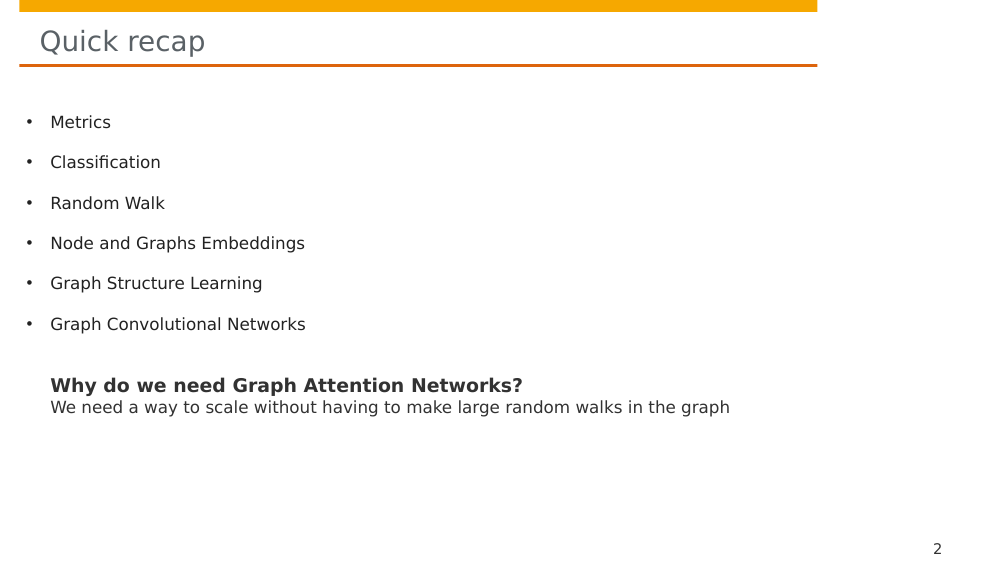
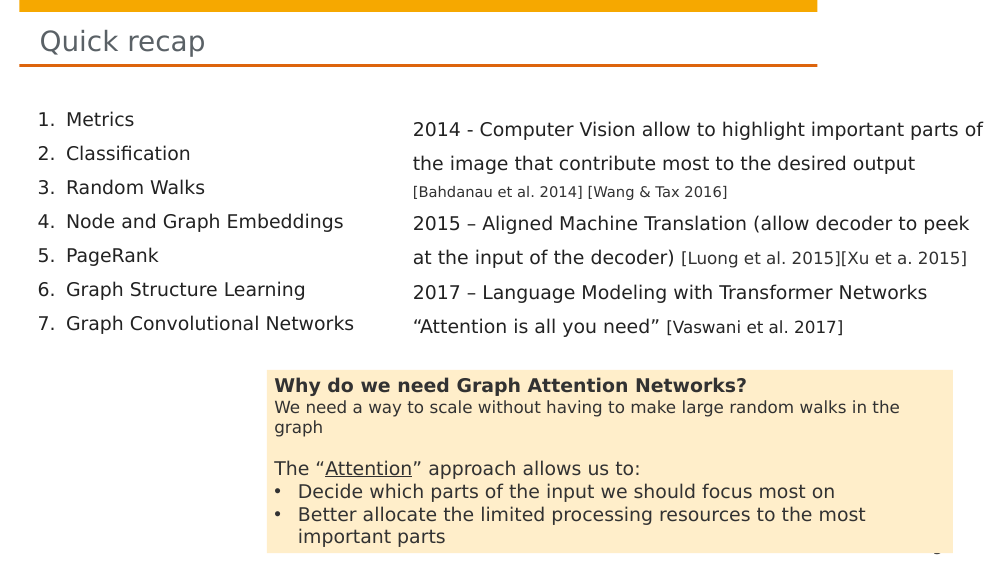
Before and after one commit to hpi-sam/GNN-Course-2020, a slide deck: slide 3 of 8. Graph Attention Networks.pptx (slide 2 before the commit). Drawn at 1008x567 pixels with LibreOffice and Linux fonts; fonts in the diff are those of the drawing; background and template pictures are left out. Boxes give left, top, right and bottom in pixels: in the first picture for what was removed or moved away, otherwise in the second. Text is boxed around its words. In the diff, an @@ line names an element or a change of style, - is before the commit and + after.

```diff
--- a/8. Graph Attention Networks.pptx
+++ b/8. Graph Attention Networks.pptx
@@ text "Metrics": place and size @@
-text "Metrics" at bbox=[50, 115, 306, 334]
+text "Metrics" at bbox=[66, 111, 355, 334]
@@ text at bbox=[66, 111, 355, 334]: size 16 to 18 pt in "Metrics", "Classification", "Graph Structure Learning", "Graph Convolutional Networks"; bullet • to 1.; line spacing 2 to 1.5 @@
@@ text added at bbox=[413, 121, 983, 337], 18 pt, text #222222 @@
+2014 - Computer Vision allow to highlight important parts of the image that contribute most to the desired output [Bahdanau et al. 2014] [Wang & Tax 2016]
+2015 – Aligned Machine Translation (allow decoder to peek at the input of the decoder) [Luong et al. 2015][Xu et a. 2015]
+2017 – Language Modeling with Transformer Networks
+“Attention is all you need” [Vaswani et al. 2017]
@@ text at bbox=[66, 179, 344, 266]: text changed; size 16 to 18 pt @@
-• Random Walk
-• Node and Graphs Embeddings
+3. Random Walks
+4. Node and Graph Embeddings
+5. PageRank
@@ rectangle "Why do we need Graph ...": place and size @@
-rectangle "Why do we need Graph ..." at bbox=[50, 377, 730, 417]
+rectangle "Why do we need Graph ..." at bbox=[267, 370, 954, 553]
@@ rectangle "Why do we need Graph ..." at bbox=[267, 370, 954, 553]: fill none to #FFEECA @@
@@ text in rectangle at bbox=[274, 460, 866, 547]: paragraphs added @@
+The “Attention” approach allows us to:
+• Decide which parts of the input we should focus most on
+• Better allocate the limited processing resources to the most important parts
@@ page number at bbox=[933, 553, 942, 558]: text changed @@
-2
+3
```
Also in this commit, not shown: 3 other slides changed, 17 slides added, 3 slides removed.
